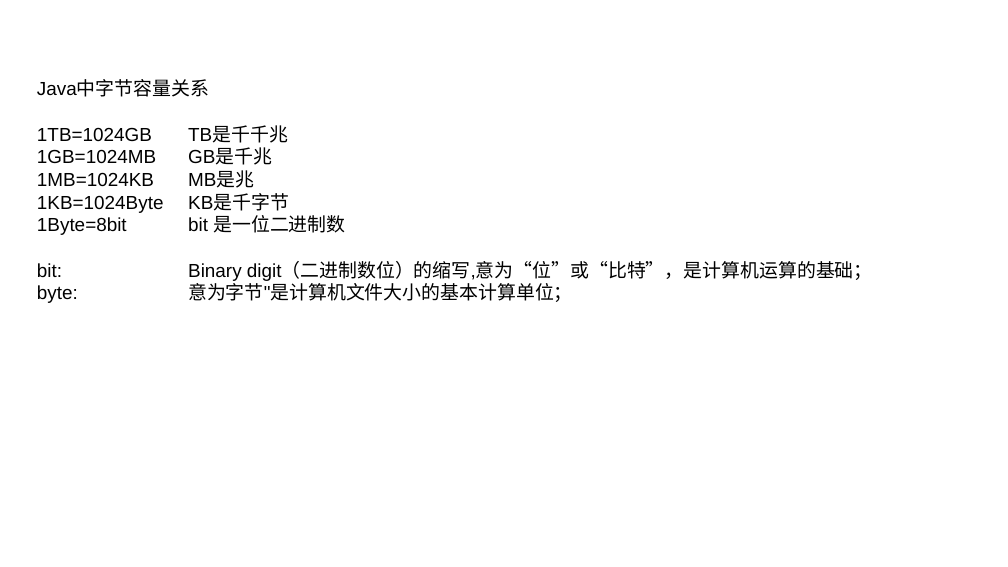
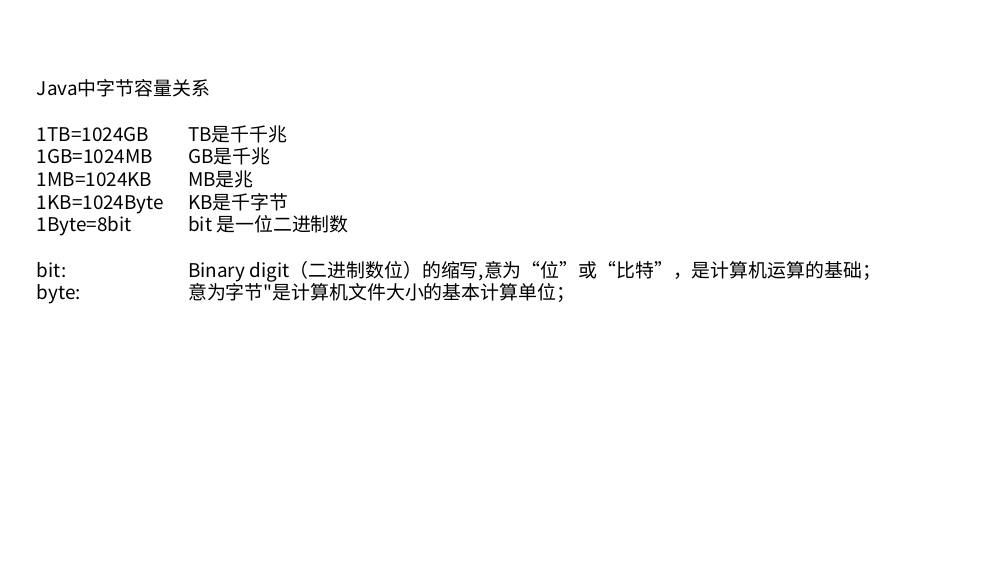
Before and after one commit to linkknown/PPT, a slide deck: slide 19 of 基础PPT/第1章：Java编程基础.pptx (slide 18 before the commit). Drawn at 1008x567 pixels with LibreOffice and Linux fonts; fonts in the diff are those of the drawing; background and template pictures are left out. Boxes give left, top, right and bottom in pixels: in the first picture for what was removed or moved away, otherwise in the second. Text is boxed around its words. In the diff, an @@ line names an element or a change of style, - is before the commit and + after.

```diff
--- a/基础PPT/第1章：Java编程基础.pptx
+++ b/基础PPT/第1章：Java编程基础.pptx
@@ text "Java中字节容量关系" at [37, 79, 881, 302]: font Arial to Noto Sans CJK SC @@
```
Also in this commit, not shown: 1 slide added, 1 slide removed, 3 other files.
